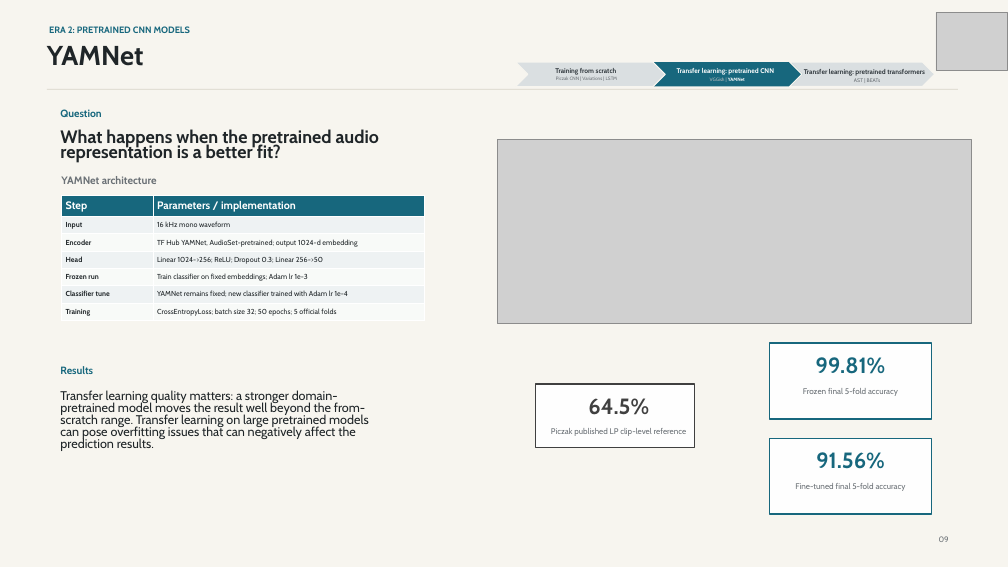
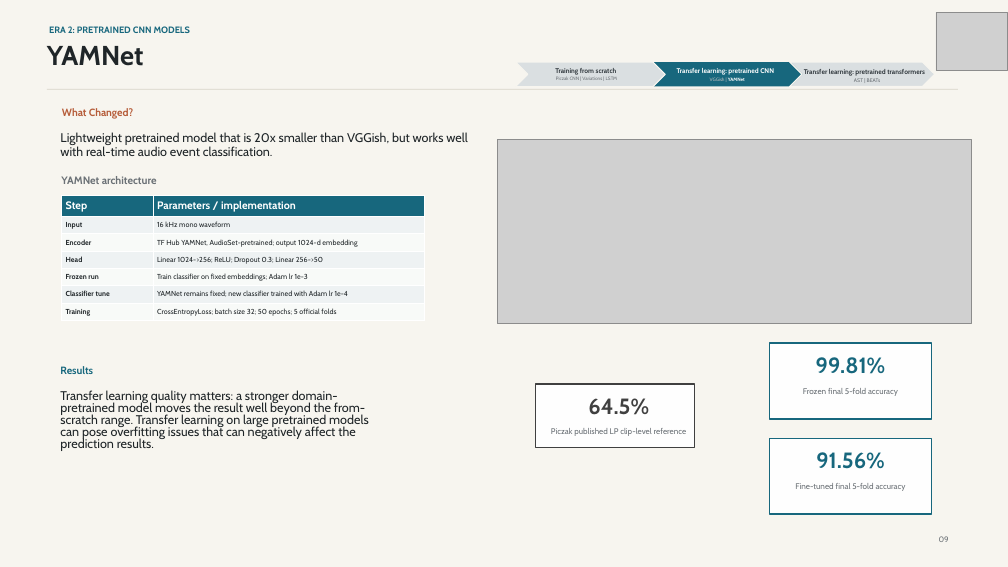
Before and after one commit to JdogLloyd1/DeepLearning5888Project, a slide deck: slide 11 of Docs/Final_Project_Presentation_Draft.pptx. Drawn at 1008x567 pixels with LibreOffice and Linux fonts; fonts in the diff are those of the drawing; grey boxes stand for pictures. Boxes give left, top, right and bottom in pixels: in the first picture for what was removed or moved away, otherwise in the second. Text is boxed around its words. In the diff, an @@ line names an element or a change of style, - is before the commit and + after.

```diff
--- a/Docs/Final_Project_Presentation_Draft.pptx
+++ b/Docs/Final_Project_Presentation_Draft.pptx
@@ text at [62,108,133,119]: text changed; text colour #17677D to #B65D3A @@
-Question
+What Changed?
@@ text at [60,132,467,156]: text changed; size 17.1 to 12 pt; bold off @@
-What happens when the pretrained audio representation is a better fit?
+Lightweight pretrained model that is 20x smaller than VGGish, but works well with real-time audio event classification.
```
Also in this commit, not shown: 1 other slide changed.
